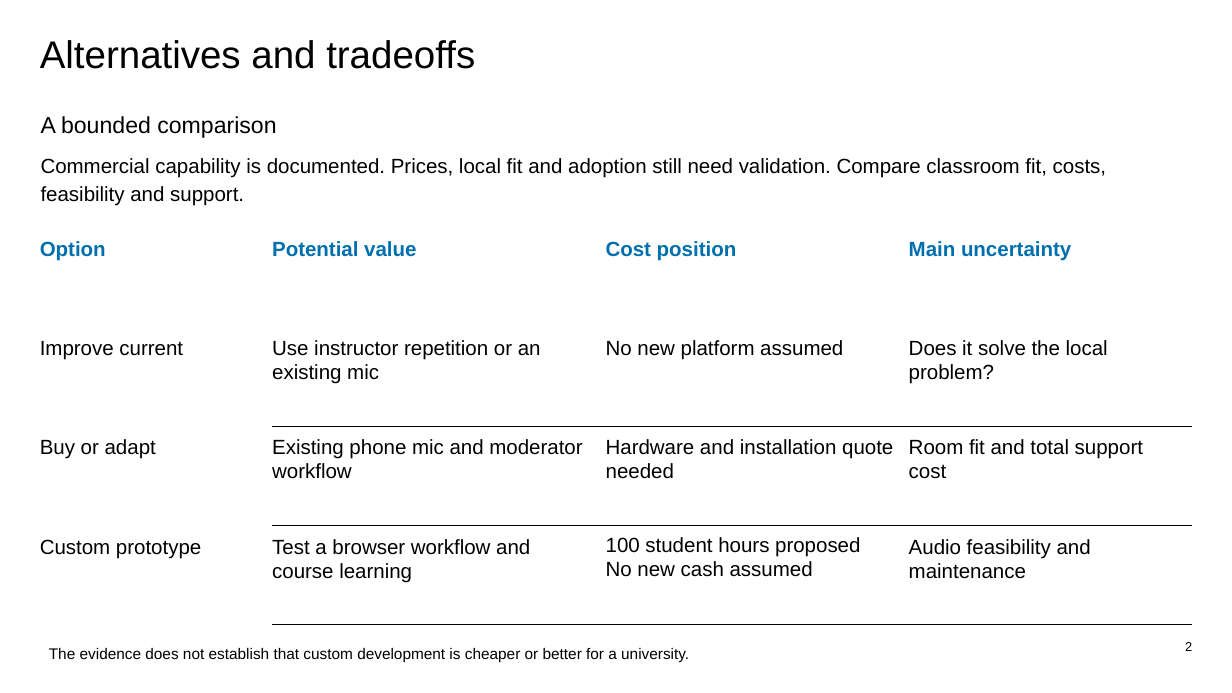
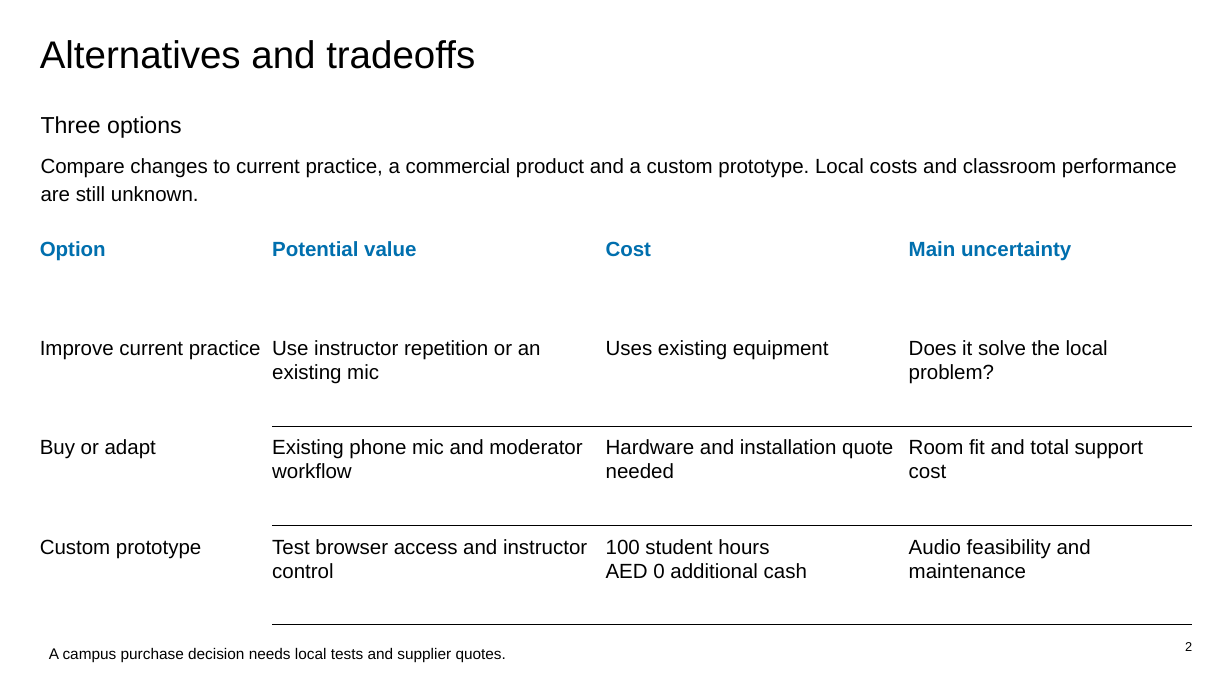
Before and after one commit to GravityCodez/project-managment, a slide deck: slide 2 of submissions/initial-phases/B_Business_Case/ClassMic_B2_Three_Slides.pptx. Drawn at 1232x693 pixels with LibreOffice and Linux fonts; fonts in the diff are those of the drawing. Boxes give left, top, right and bottom in pixels: in the first picture for what was removed or moved away, otherwise in the second. Text is boxed around its words. In the diff, an @@ line names an element or a change of style, - is before the commit and + after.

Commit message:
Refine coursework wording and metadata; stage lab revision

```diff
--- a/submissions/initial-phases/B_Business_Case/ClassMic_B2_Three_Slides.pptx
+++ b/submissions/initial-phases/B_Business_Case/ClassMic_B2_Three_Slides.pptx
@@ text at [41, 116, 1177, 202]: text changed @@
-A bounded comparison
-Commercial capability is documented. Prices, local fit and adoption still need validation. Compare classroom fit, costs, feasibility and support.
+Three options
+Compare changes to current practice, a commercial product and a custom prototype. Local costs and classroom performance are still unknown.
@@ table at [40, 227, 1193, 625] @@
-row 1, column 3: Cost position
+row 1, column 3: Cost
-row 2, column 1: Improve current
+row 2, column 1: Improve current practice
-row 2, column 3: No new platform assumed
+row 2, column 3: Uses existing equipment
-row 4, column 2: Test a browser workflow and course learning
+row 4, column 2: Test browser access and instructor control
-row 4, column 3: 100 student hours proposed No new cash assumed
+row 4, column 3: 100 student hours / AED 0 additional cash
@@ text at [49, 648, 506, 663]: text changed @@
-The evidence does not establish that custom development is cheaper or better for a university.
+A campus purchase decision needs local tests and supplier quotes.
```
Also in this commit, not shown: 2 other slides changed, 32 other files.
